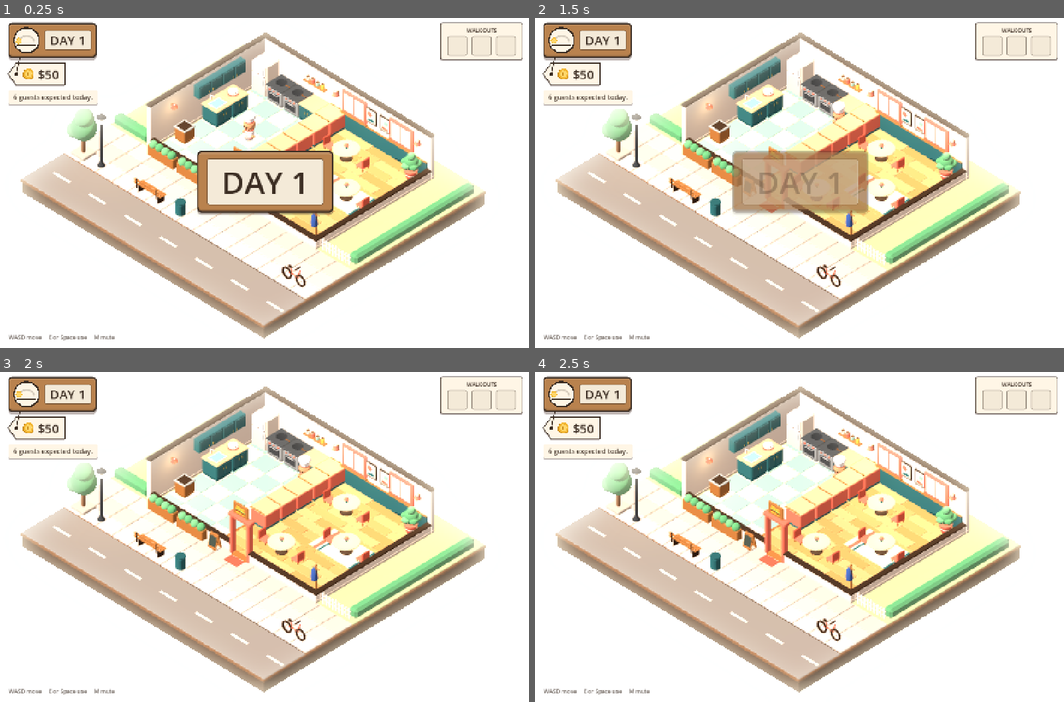
Above: before the commit, frames 1-4 (two rows, left to right).
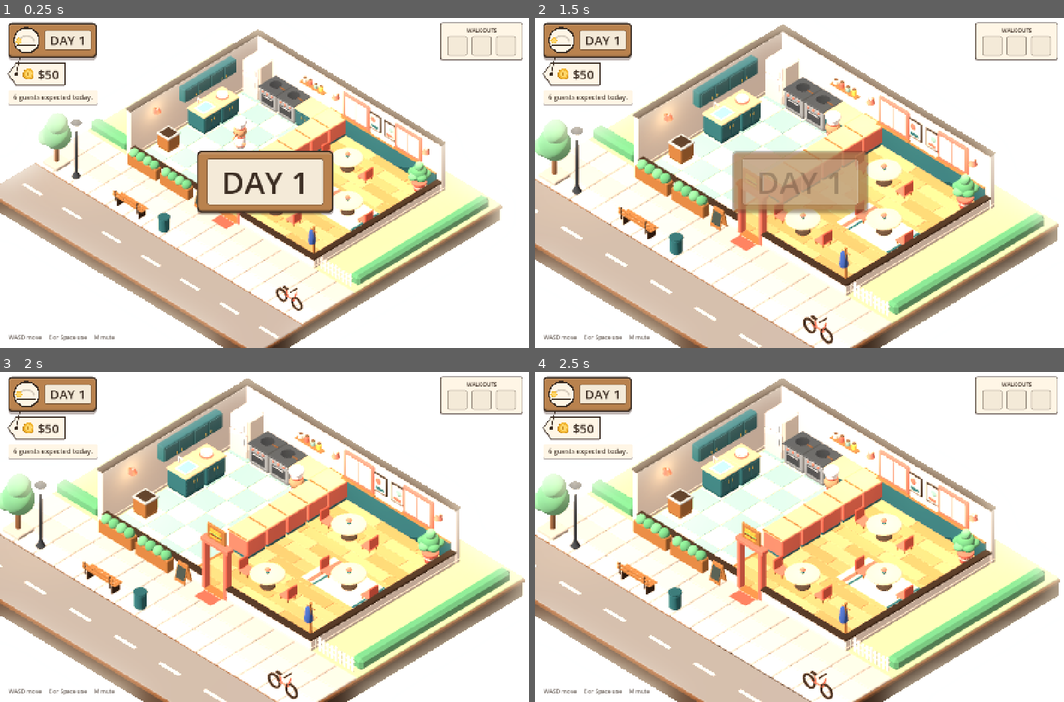
Above: after the commit, the same moments.

Repository: Ghigog/Regulars
Game: Godot game, scene res://game/main.tscn
Two runs of this game, one before a commit and one after it. Both use one fixed random seed, a clock stepped at 60 frames per second and the inputs below.
Inputs (mouse positions are in pixels of both pictures, inside the frame that each line leads up to):
- Up to frame 1 (0.25 s): no input
- Up to frame 2 (1.5 s): tap Enter at 0.5 s; move the mouse to (915, 166) at 0.52 s; hold D 0.53-1.25 s; tap E at 0.6 s; click (915, 166) at 0.67 s; tap Space at 0.77, 0.8, 1.07 s; drag from (693, 199) to (773, 249) at 1.27 s
- Up to frame 3 (2 s): no input
- Up to frame 4 (2.5 s): move the mouse to (852, 464) at 2.02 s; hold D from 2.03 s (still down); tap E at 2.1 s; tap Space at 2.3 s

The runs differ from the first frame. In frame 1, 34% of the frame differs, in the area x 0-95%, y 3-100%; in frame 2, 52%; in frame 3, 55%; in frame 4, 55%, in the area x 0-100%, y 2-100%.

Commit message:
Chef turns to face movement and aims at the station in front; service zoom; calmer evening; fx demo
Co-Authored-By: Claude Fable 5.2 <noreply@anthropic.com>

Diff:
--- a/game/hud.gd
+++ b/game/hud.gd
@@ -370,6 +370,7 @@
 		prompt_label.text = text.to_upper()
 		prompt.reset_size()
 		prompt.position = (at - Vector2(prompt.size.x / 2.0, prompt.size.y)).round()
+		prompt.position.y = maxf(prompt.position.y, 6.0)  # never off the top of the screen
 
 
 func say(s: String) -> void:
--- a/game/main.gd
+++ b/game/main.gd
@@ -15,6 +15,13 @@
 	"day": -4.0, "wash": -6.0, "step": -16.0, "bell": -9.0, "perfect": -4.0, "sizzle": -10.0, "music": -15.0,
 }
 const LOOPING: Array[String] = ["sizzle", "music"]
+# The camera sits wide to show the whole diorama between days, and moves in on
+# the room and the queue while guests are being served.
+const CAM_OFFSET := Vector3(14, 15, 14)
+const WIDE_SIZE := 14.5
+const WIDE_FOCUS := Vector3(W / 2.0 + 0.2, 0, H / 2.0 + 1.7)
+const CLOSE_SIZE := 11.5
+const CLOSE_FOCUS := Vector3(W / 2.0 - 0.6, 0, H / 2.0)
 
 var grid: Grid
 var town: Town
@@ -73,7 +80,7 @@
 		find_station("stove").cook = -8.2
 		stations[Vector2i(2, 0)].set_item("raw_patty")
 		player.position = Grid.center(Vector2i(1, 1))
-		player.facing = Vector2i(0, -1)
+		player.look(Vector2i(0, -1))
 		player.set_held("plate")
 		for a in arrivals:
 			a.time = 1.0
@@ -100,6 +107,12 @@
 			c.position = Vector3(6.2 + i, 0, 12.2 - i * 0.6)
 			c.rotation.y = PI / 4 + i * PI / 2
 			add_child(c)
+	elif demo == "fx":  # fires every effect in turn; shoot at about 6.5 and 8.4
+		for a in arrivals:
+			a.time = 0.2
+		while arrivals.size() < 8:
+			arrivals.append({"time": 0.2, "idx": arrivals.size()})
+		get_tree().create_timer(6.0).timeout.connect(_demo_fx)
 	elif demo == "closed":
 		best_path = "user://regulars_best_demo.json"
 		for i in Ledger.MAX_STRIKES:
@@ -108,6 +121,24 @@
 		ledger.record_sale(BILL, 5)
 		ledger.record_sale(BILL, 3)
 		arrivals.clear()
+
+
+func _demo_fx() -> void:
+	var seated: Array[Guest] = []
+	for g in guests:
+		if g.state == "waiting":
+			seated.append(g)
+		elif g.state == "queue":
+			g.mood.patience = 0.5                 # Zzz bubble
+	if seated.size() > 0:
+		serve(seated[0], 1.0)                     # stars, heart, chewing, bitten burger
+		seated[0].timer = 2.0                     # then the coin and a dirty plate
+	if seated.size() > 1:
+		seated[1].mood.patience = 0.0             # walkout: anger mark and a stamp
+	if seated.size() > 2:
+		seated[2]._gross_time = 6.0               # green cloud
+	find_station("fridge").used()                 # door swings open
+	burst(find_station("sink").position + Vector3(0, 1.15, 0), "bubbles", 0.4)
 
 
 # ---------------------------------------------------------------- world
@@ -149,10 +180,9 @@
 	add_child(sun)
 	cam = Camera3D.new()
 	cam.projection = Camera3D.PROJECTION_ORTHOGONAL
-	cam.size = 14.5
+	cam.size = WIDE_SIZE
 	add_child(cam)
-	var focus := Vector3(W / 2.0 + 0.2, 0, H / 2.0 + 1.7)
-	cam.look_at_from_position(focus + Vector3(14, 15, 14), focus)
+	cam.look_at_from_position(WIDE_FOCUS + CAM_OFFSET, WIDE_FOCUS)
 
 	_sconces = Scenery.build(self, W, H, DOOR)
 
@@ -261,10 +291,10 @@
 ## Morning light drifts to a warm, low evening sun as the day goes on.
 func _update_daylight() -> void:
 	var t := smoothstep(0.35, 1.0, day_progress())
-	_sun.light_color = Color("#fff6ea").lerp(Color("#ffc08a"), t)
+	_sun.light_color = Color("#fff6ea").lerp(Color("#ffd6ac"), t)
 	_sun.rotation_degrees = Vector3(lerpf(-52, -34, t), lerpf(-30, -62, t), 0)
-	_env.background_color = Color(Scenery.t().backdrop).lerp(Color("#dcc0b4"), t)
-	_env.ambient_light_color = Color("#f4dcd2").lerp(Color("#f0c8bc"), t)
+	_env.background_color = Color(Scenery.t().backdrop).lerp(Color("#d9c9cc"), t)
+	_env.ambient_light_color = Color("#f4dcd2").lerp(Color("#ead6d6"), t)
 	_sun.light_energy = lerpf(0.62, 0.5, t)
 	for l in _sconces:  # practical lights come up as the sun goes down
 		l.light_energy = float(l.get_meta("full", 0.45)) * lerpf(0.35, 1.0, t)
@@ -640,6 +670,7 @@
 			- float(Input.is_physical_key_pressed(KEY_S) or Input.is_physical_key_pressed(KEY_DOWN)))
 	player.move(input, delta)
 	step(delta)
+	_update_camera(delta)
 	_update_cursor()
 	_update_daylight()
 	hud.update_status()
@@ -648,6 +679,13 @@
 		if _shot_time > float(OS.get_environment("REGULARS_SHOT_AT")):
 			get_viewport().get_texture().get_image().save_png(_shot_path)
 			get_tree().quit()
+
+
+func _update_camera(delta: float) -> void:
+	var close := phase == Phase.SERVICE
+	var k := 1.0 - exp(-2.5 * delta)
+	cam.size = lerpf(cam.size, CLOSE_SIZE if close else WIDE_SIZE, k)
+	cam.position = cam.position.lerp((CLOSE_FOCUS if close else WIDE_FOCUS) + CAM_OFFSET, k)
 
 
 func _update_cursor() -> void:
--- a/game/player.gd
+++ b/game/player.gd
@@ -9,7 +9,8 @@
 var game
 var held := ""
 var held_quality := 1.0
-var facing := Vector2i(0, 1)
+var facing := Vector2i(0, 1)      # nearest grid direction to `aim`
+var aim := Vector3(0, 0, 1)       # the way the chef is really looking (any of 8 ways)
 var _velocity := Vector3.ZERO
 var _held_node: Node3D
 var _body: Peg
@@ -54,8 +55,35 @@
 	return Grid.to_cell(position)
 
 
+## The cell the chef would use right now. One key moves diagonally across the
+## grid from this camera, so the chef rarely looks square at anything: of the
+## stations beside the chef, pick the one most in front, and prefer one that has
+## something to do.
 func target_cell() -> Vector2i:
-	return cell() + facing
+	var here := cell()
+	var best := here + facing
+	var best_score := -INF
+	for d in Grid.DIRS:
+		var n: Vector2i = here + d
+		if not game.stations.has(n):
+			continue
+		var to := Grid.center(n) - position
+		to.y = 0.0
+		var score := to.normalized().dot(aim)
+		if score < 0.2:
+			continue
+		if game.prompt_for(game.stations[n]) != "":
+			score += 0.6
+		if score > best_score:
+			best_score = score
+			best = n
+	return best
+
+
+## Turns the chef to look along a grid direction (used by tests and demos).
+func look(dir: Vector2i) -> void:
+	facing = dir
+	aim = Vector3(dir.x, 0, dir.y).normalized()
 
 
 func _can_stand(from: Vector3, to: Vector3) -> bool:
@@ -79,10 +107,13 @@
 	var dir := Vector3.ZERO
 	if input != Vector2.ZERO:
 		dir = (Vector3(1, 0, -1) * input.x + Vector3(-1, 0, -1) * input.y).normalized()
+		aim = dir  # always turn to face the way we are going
 		if absf(dir.x) > absf(dir.z) + 0.01:
 			facing = Vector2i(signi(roundi(dir.x)), 0)
 		elif absf(dir.z) > absf(dir.x) + 0.01:
 			facing = Vector2i(0, signi(roundi(dir.z)))
+		elif facing.x != signi(roundi(dir.x)) and facing.y != signi(roundi(dir.z)):
+			facing = Vector2i(signi(roundi(dir.x)), 0)
 	_velocity = _velocity.lerp(dir * SPEED, 1.0 - exp(-16.0 * delta))
 	var step := _velocity * delta
 	var next := position + Vector3(step.x, 0, 0)
@@ -105,4 +136,4 @@
 	_body.rotation.x = lerpf(_body.rotation.x, 0.3 * pace, 1.0 - exp(-10.0 * delta))
 	if _held_node:
 		_held_node.global_basis = Basis(Vector3(1, 0, -1).normalized(), deg_to_rad(25.0)).scaled(_held_node.scale)
-	_body.rotation.y = lerp_angle(_body.rotation.y, atan2(float(facing.x), float(facing.y)), 1.0 - exp(-18.0 * delta))
+	_body.rotation.y = lerp_angle(_body.rotation.y, atan2(aim.x, aim.z), 1.0 - exp(-18.0 * delta))
--- a/test/unit/test_game.gd
+++ b/test/unit/test_game.gd
@@ -154,3 +154,16 @@
 	# The look never promises more than the quality delivers.
 	assert_eq(Station.quality_at(Station.COOK_TIME - 0.1), 0.0)
 	assert_eq(Build.look_for("cooked_patty", Station.quality_at(Station.PERFECT_END + 2.0)), "dry")
+
+
+func test_chef_aims_at_the_station_most_in_front():
+	# Standing at (1, 1) with a stove behind-left and the fridge two cells away.
+	game.player.position = Grid.center(Vector2i(1, 1))
+	game.player.look(Vector2i(0, -1))
+	assert_eq(game.player.target_cell(), Vector2i(1, 0))
+	# One key moves diagonally from this camera; the chef still finds the stove.
+	game.player.move(Vector2(0, 1), 0.0)
+	assert_eq(game.player.target_cell(), Vector2i(1, 0))
+	# Looking away from every station, nothing is picked up by accident.
+	game.player.look(Vector2i(0, 1))
+	assert_false(game.stations.has(game.player.target_cell()))
Binary file changed: docs/shots/diner_service.png
Not shown, changed: CLAUDE.md
Not shown, changed: docs/STYLE_GUIDE.md
